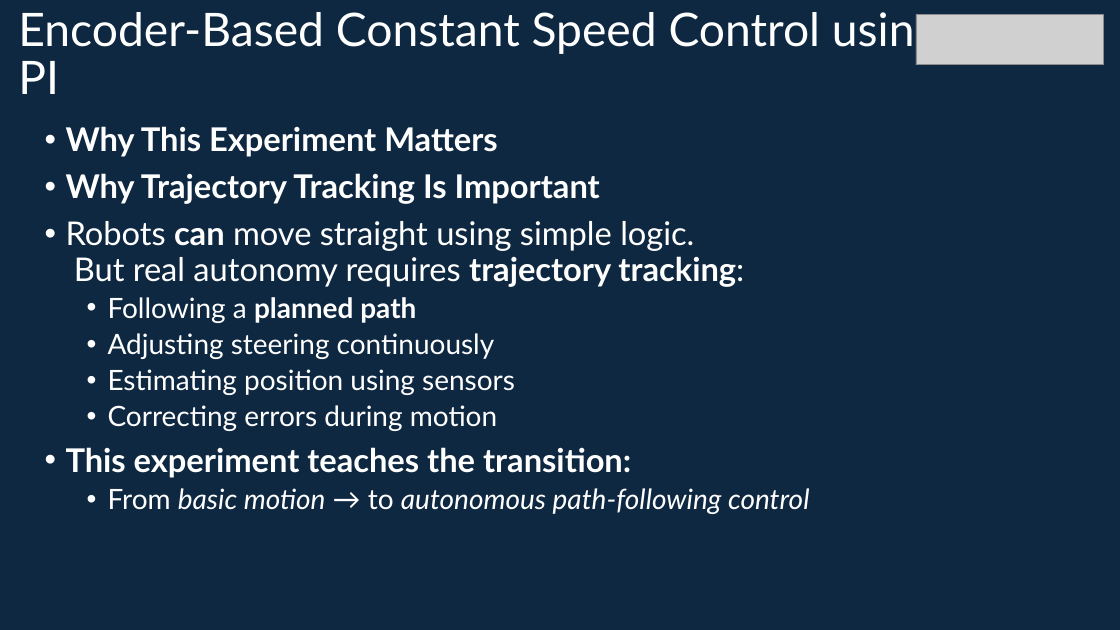
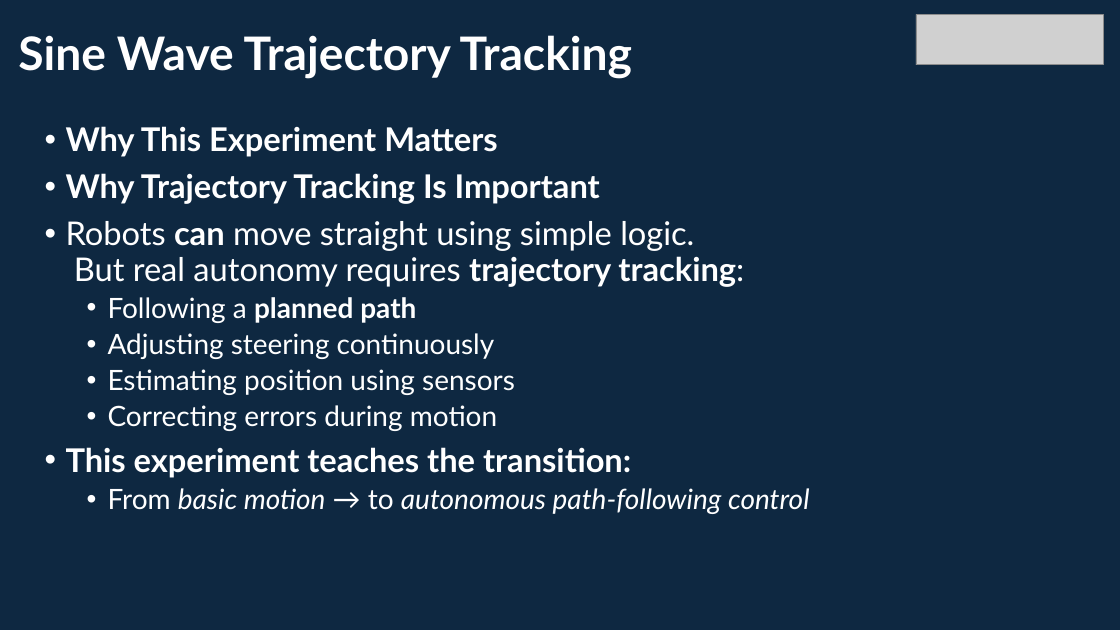
Before and after one commit to info-zas/zas-robotics-car-3-encoders-imu-gps, a slide deck: slide 8 of 01_FoundationProjects/10_Car-3_Sine_Trajectory/10_Car-3_Sine_Trajectory.pptx (slide 7 before the commit). Drawn at 1120x630 pixels with LibreOffice and Linux fonts; fonts in the diff are those of the drawing; grey boxes stand for pictures. Boxes give left, top, right and bottom in pixels: in the first picture for what was removed or moved away, otherwise in the second. Text is boxed around its words. In the diff, an @@ line names an element or a change of style, - is before the commit and + after.

```diff
--- a/01_FoundationProjects/10_Car-3_Sine_Trajectory/10_Car-3_Sine_Trajectory.pptx
+++ b/01_FoundationProjects/10_Car-3_Sine_Trajectory/10_Car-3_Sine_Trajectory.pptx
@@ title at [18,35,633,79]: text changed; bold on @@
-Encoder-Based Constant Speed Control using PI
+Sine Wave Trajectory Tracking
```
Also in this commit, not shown: 18 other slides changed, 1 slide added, 1 slide removed.
